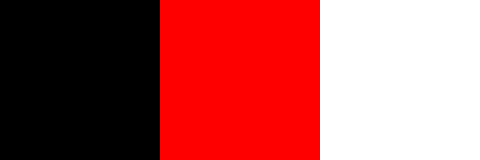
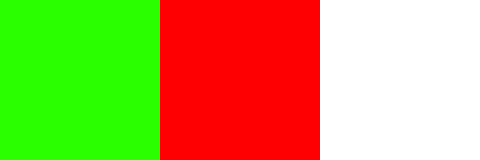
Before/after of a 480 × 160 layered artwork. What changed in the layer stack:
painted on "Hintergrund" over [0, 0, 160, 160]
